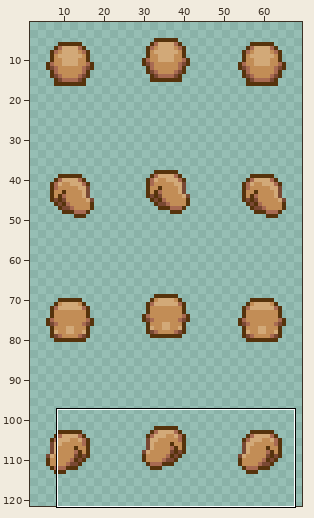
Two states of a sprite sheet, collection/cabbit-custom/sprite/base/parts/head/PNG/24x32/head-heavy-light_brown.png. The picture above shows the old version from afar; the outline marks the close-up.
Close-up. Before the commit:
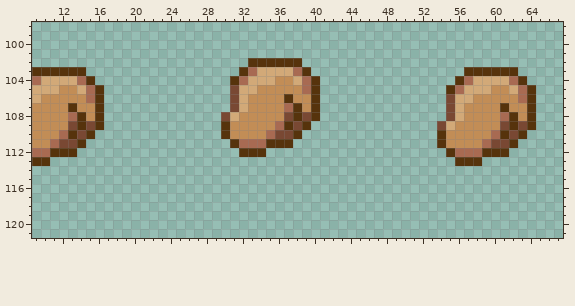
The file is 72x128 pixels. Shown: x 9..67, y 98..121. The wide view leaves out empty margins. The commit also changed other parts of the picture, which this record leaves out.
The result:
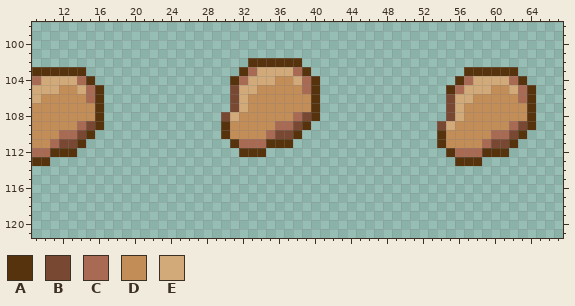
Palette (. is transparent): A #56330c  B #794833  C #a86a52  D #c28d56  E #d2a978
From old to new:
{"y":106,"x":37,"old":"A","new":"D"}
{"y":107,"x":13,"old":"A","new":"D"}
{"y":107,"x":37,"old":"CA","new":"DD"}
{"y":107,"x":61,"old":"A","new":"D"}
{"y":108,"x":13,"old":"CA","new":"DD"}
{"y":108,"x":37,"old":"BA","new":"DC"}
{"y":108,"x":61,"old":"CA","new":"DD"}
{"y":109,"x":13,"old":"BA","new":"DC"}
{"y":109,"x":37,"old":"A","new":"C"}
{"y":109,"x":61,"old":"BA","new":"DC"}
{"y":110,"x":13,"old":"A","new":"C"}
{"y":110,"x":61,"old":"A","new":"C"}
